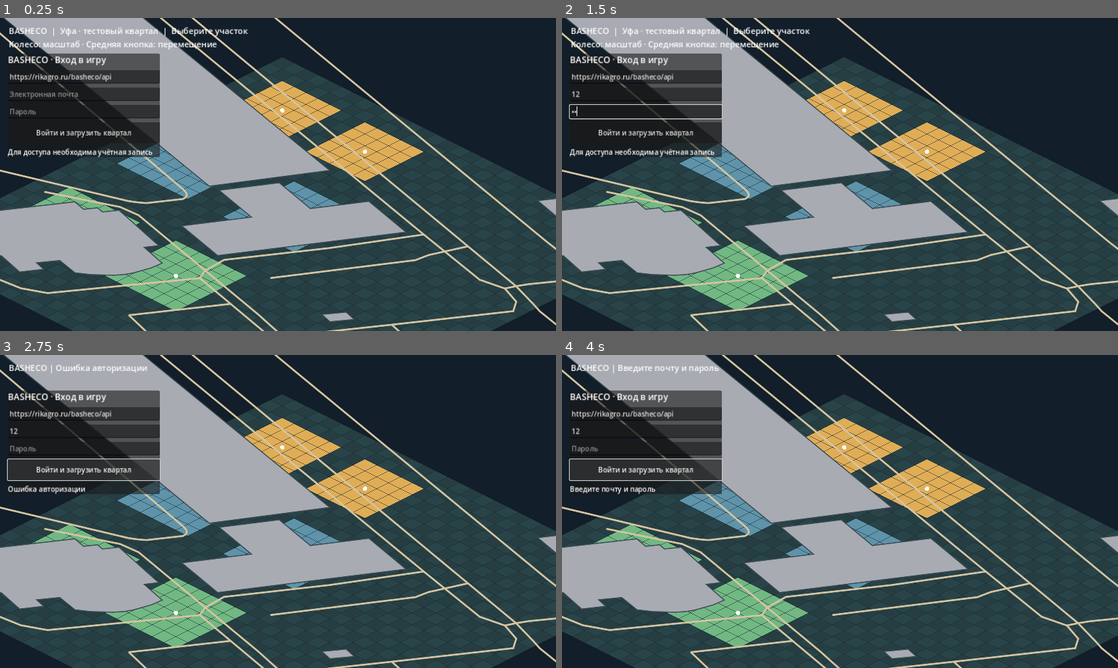
Above: before the commit, frames 1-4 (two rows, left to right).
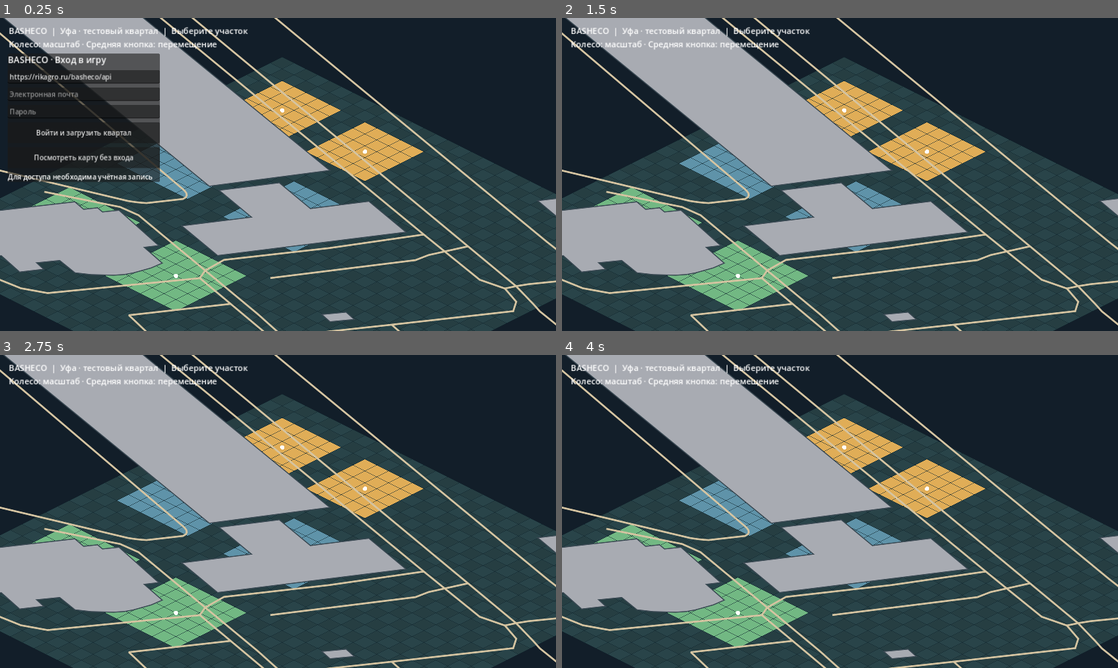
Above: after the commit, the same moments.

Repository: maillunex-lang/basheco
Game: Godot game, scene res://scenes/world.tscn
Two runs of this game, one before a commit and one after it. Both use one fixed random seed, a clock stepped at 60 frames per second and the inputs below.
Inputs (mouse positions are in pixels of both pictures, inside the frame that each line leads up to):
- Up to frame 1 (0.25 s): no input
- Up to frame 2 (1.5 s): click (645, 93) at 0.52 s; type "12" at 0.6 s; click (645, 111) at 0.75 s; type "12" at 0.83 s; click (645, 158) at 1.25 s, where only the run after the commit has a clickable "Посмотреть карту без входа"
- Up to frame 3 (2.75 s): click (83, 470) at 2 s, where only the run before the commit has a clickable "Войти и загрузить квартал"
- Up to frame 4 (4 s): click (645, 470) at 2.75 s, where only the run before the commit has a clickable "Войти и загрузить квартал"; click (645, 470) at 3.5 s, where only the run before the commit has a clickable "Войти и загрузить квартал"

The runs differ from the first frame. In frame 1, 1.7% of the frame differs, in the area x 1-29%, y 41-53%; in frame 2, 4.6%; in frame 3, 6.4%, in the area x 1-45%, y 2-45%; in frame 4, 6.3%.

Commit message:
feat(client): allow offline map demo without server account

Diff:
--- a/client/scripts/login_panel.gd
+++ b/client/scripts/login_panel.gd
@@ -38,6 +38,11 @@
     button.custom_minimum_size.y = 48
     button.pressed.connect(_login)
     layout.add_child(button)
+    var demo_button := Button.new()
+    demo_button.text = "Посмотреть карту без входа"
+    demo_button.custom_minimum_size.y = 48
+    demo_button.pressed.connect(func(): panel.visible = false)
+    layout.add_child(demo_button)
     status_label = Label.new()
     status_label.text = "Для доступа необходима учётная запись"
     layout.add_child(status_label)
